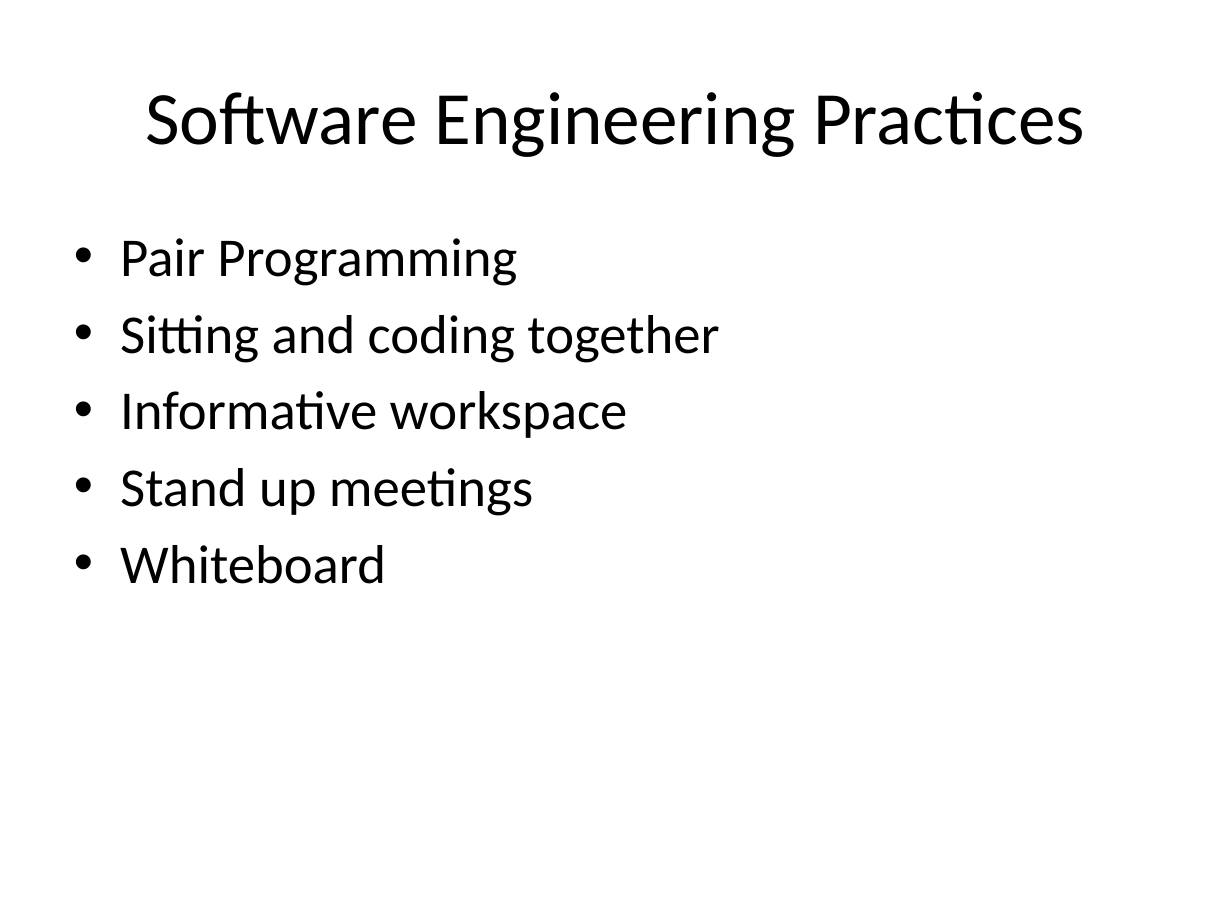
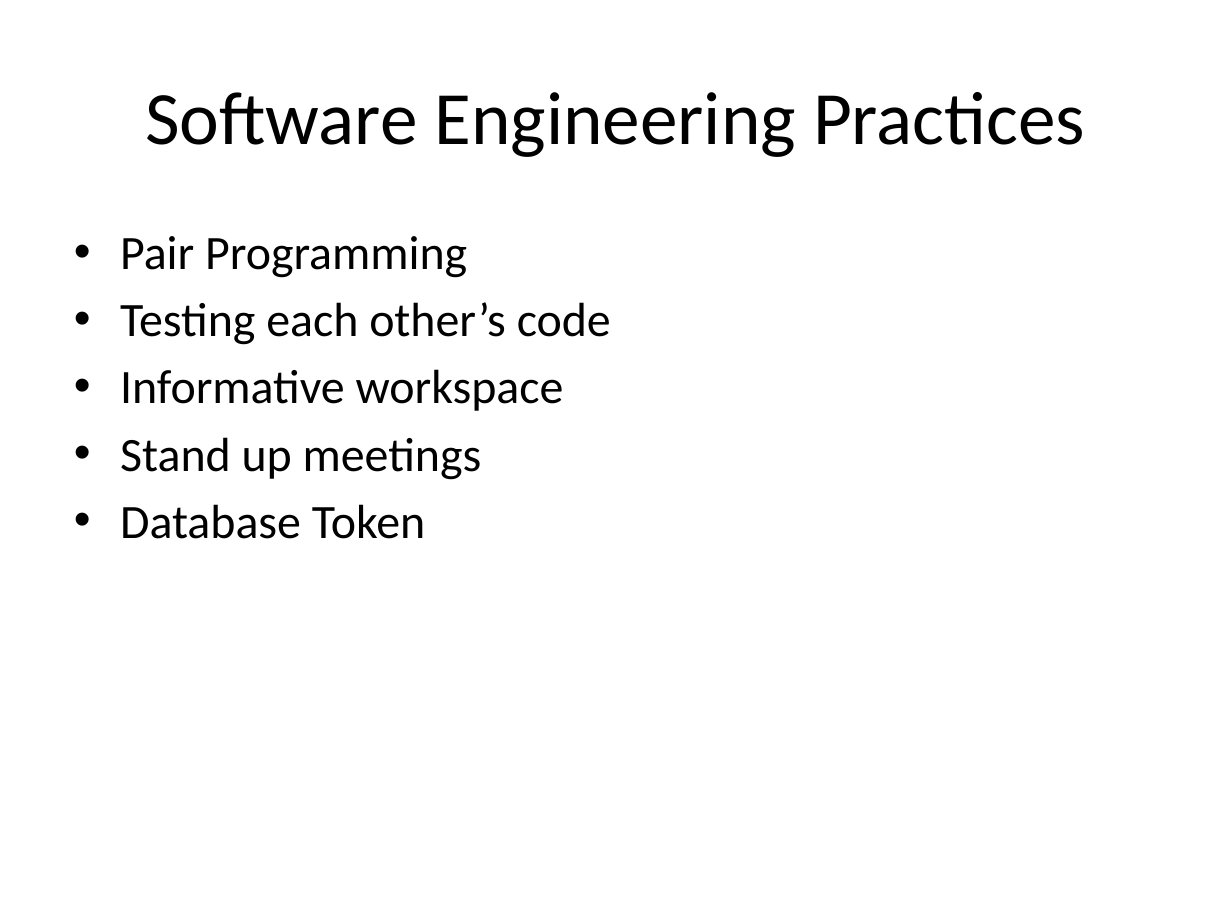
Before and after one commit to giovannic/crowdtrust, a slide deck: slide 7 of presentation/CrowdTrust .pptx (slide 6 before the commit). Drawn at 1232x924 pixels with LibreOffice and Linux fonts; fonts in the diff are those of the drawing; background and template pictures are left out. Boxes give left, top, right and bottom in pixels: in the first picture for what was removed or moved away, otherwise in the second. Text is boxed around its words. In the diff, an @@ line names an element or a change of style, - is before the commit and + after.

```diff
--- a/presentation/CrowdTrust .pptx
+++ b/presentation/CrowdTrust .pptx
@@ text at (120,236,564,480): size 32 to 28 pt in "Pair Programming", "Informative workspace", "Stand up meetings" @@
@@ text at (120,302,611,345): text changed; size 32 to 28 pt @@
-• Sitting and coding together
+• Testing each other’s code
@@ text at (120,504,425,539): text changed; size 32 to 28 pt @@
-• Whiteboard
+• Database Token
```
Also in this commit, not shown: 4 other slides changed, 2 slides added, 1 slide removed, 1 other file.
